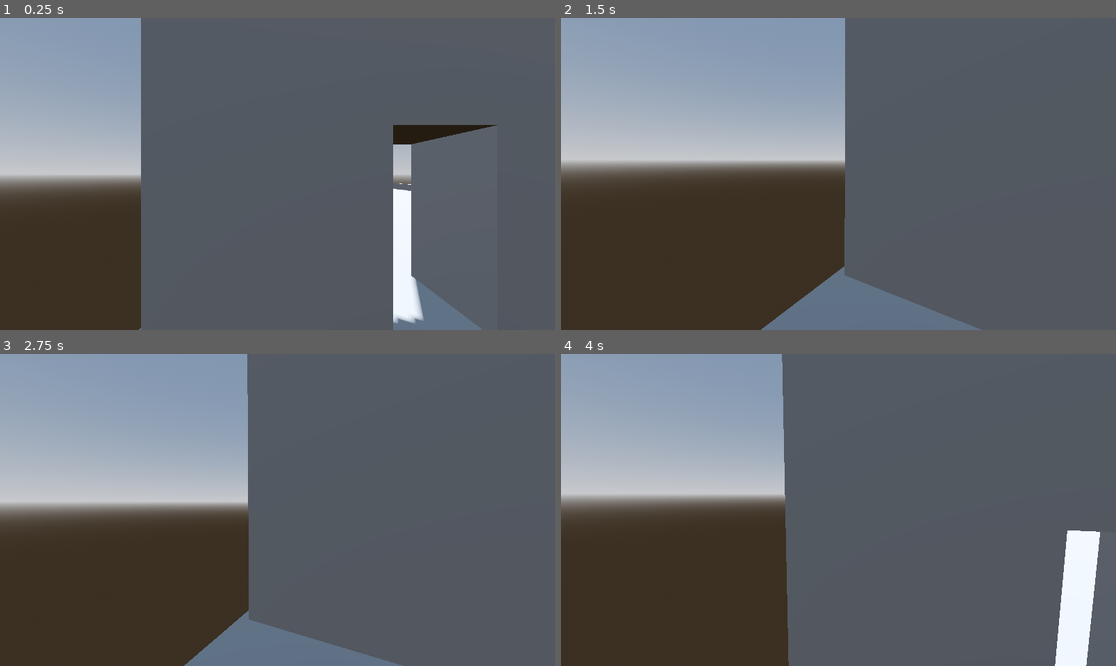
Above: before the commit, frames 1-4 (two rows, left to right).
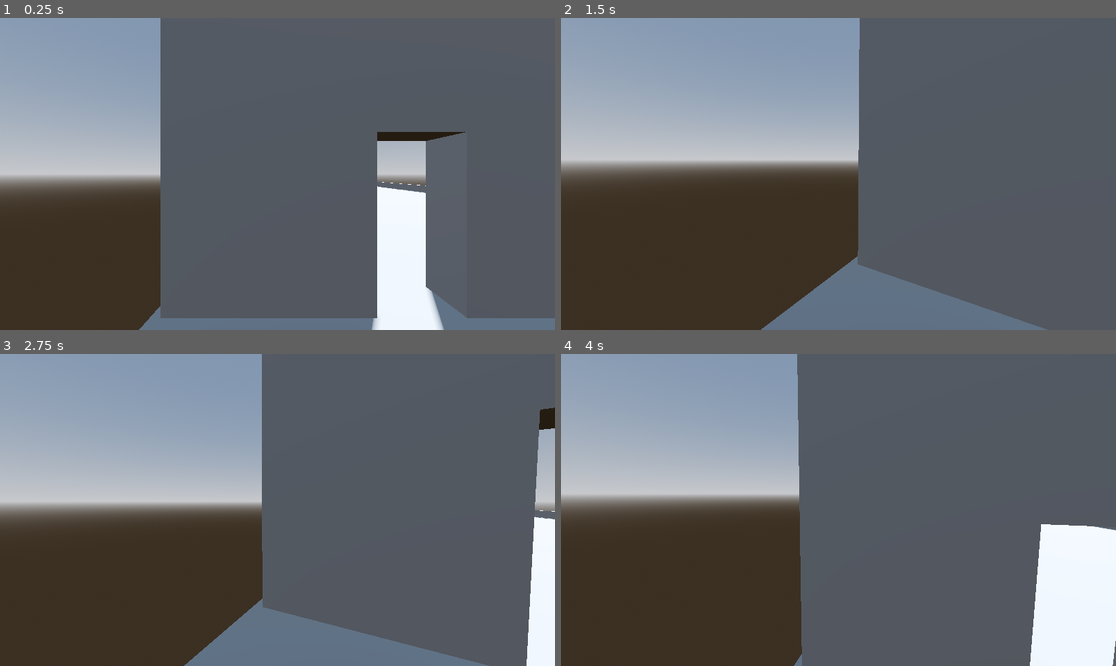
Above: after the commit, the same moments.

Repository: filloso/aps112
Game: Godot game, scene res://scenes/UpperGym.tscn
Same seed, same stepped clock (60 frames per second), same inputs: the game is played once before the commit and once after it. Before the commit the project starts from res://scenes/node_3d.tscn.
Inputs (mouse positions are in pixels of both pictures, inside the frame that each line leads up to):
- Up to frame 1 (0.25 s): no input
- Up to frame 2 (1.5 s): tap Enter (ui_accept) at 0.5, 0.77 s; move the mouse to (960, 158) at 0.52 s; hold Right (ui_right) 0.53-1.28 s; click (960, 158) at 0.67 s; move the mouse to (810, 174) at 1.27 s; hold Up (ui_up) from 1.28 s (still down)
- Up to frame 3 (2.75 s): keep holding Up (ui_up); tap Enter (ui_accept) at 1.52 s; move the mouse to (288, 503) at 2.02 s
- Up to frame 4 (4 s): keep holding Up (ui_up); tap Enter (ui_accept) at 2.75, 3.02, 3.77 s; move the mouse to (832, 516) at 2.77 s; click (832, 516) at 2.92 s; move the mouse to (877, 513) at 3.52 s

The runs differ from the first frame. In frame 1, 9.5% of the frame differs, in the area x 25-100%, y 0-100%; in frame 2, 3.9%; in frame 3, 7.4%; in frame 4, 6.5%.

Commit message:
Weight Room created

Diff:
--- a/project.godot
+++ b/project.godot
@@ -11,7 +11,7 @@
 [application]
 
 config/name="aps112"
-run/main_scene="res://scenes/node_3d.tscn"
+run/main_scene="res://scenes/UpperGym.tscn"
 config/features=PackedStringArray("4.3", "Forward Plus")
 config/icon="res://icon.svg"
 
--- a/scenes/node_3d.tscn
+++ b/scenes/UpperGym.tscn
@@ -16,7 +16,7 @@
 tonemap_mode = 2
 glow_enabled = true
 
-[node name="Node3D" type="Node3D"]
+[node name="UpperGym" type="Node3D"]
 
 [node name="WorldEnvironment" type="WorldEnvironment" parent="."]
 environment = SubResource("Environment_vfop3")
@@ -68,7 +68,7 @@
 
 [node name="Wall" type="CSGBox3D" parent="CSGCombiner3D"]
 transform = Transform3D(1, 0, 0, 0, 1, 0, 0, 0, 1, -3.19995, 2.1, -3.3)
-size = Vector3(11.31, 4, 1)
+size = Vector3(11.31, 4, 0.5)
 
 [node name="Door" type="CSGBox3D" parent="CSGCombiner3D/Wall"]
 transform = Transform3D(1, 0, 0, 0, 1, 0, 0, 0, 1, -3.33231, -1.1, 0)
--- /dev/null
+++ b/scenes/weight_room.tscn
@@ -0,0 +1,53 @@
+[gd_scene load_steps=5 format=3 uid="uid://dv6fn7t6ty416"]
+
+[ext_resource type="PackedScene" uid="uid://bs72ogkvdd7d6" path="res://addons/proto_controller/proto_controller.tscn" id="1_k2agc"]
+
+[sub_resource type="ProceduralSkyMaterial" id="ProceduralSkyMaterial_dkpty"]
+sky_horizon_color = Color(0.64625, 0.65575, 0.67075, 1)
+ground_horizon_color = Color(0.64625, 0.65575, 0.67075, 1)
+
+[sub_resource type="Sky" id="Sky_vorom"]
+sky_material = SubResource("ProceduralSkyMaterial_dkpty")
+
+[sub_resource type="Environment" id="Environment_qmu17"]
+background_mode = 2
+sky = SubResource("Sky_vorom")
+tonemap_mode = 2
+glow_enabled = true
+
+[node name="WeightRoom" type="Node3D"]
+
+[node name="WorldEnvironment" type="WorldEnvironment" parent="."]
+environment = SubResource("Environment_qmu17")
+
+[node name="DirectionalLight3D" type="DirectionalLight3D" parent="."]
+transform = Transform3D(-0.866023, -0.433016, 0.250001, 0, 0.499998, 0.866027, -0.500003, 0.749999, -0.43301, 0, 0, 0)
+shadow_enabled = true
+
+[node name="CSGCombiner3D" type="CSGCombiner3D" parent="."]
+use_collision = true
+
+[node name="Floor" type="CSGBox3D" parent="CSGCombiner3D"]
+size = Vector3(15.5, 0.5, 9.658)
+
+[node name="Walls" type="CSGCombiner3D" parent="."]
+use_collision = true
+
+[node name="Wall" type="CSGBox3D" parent="Walls"]
+transform = Transform3D(1, 0, 0, 0, 1, 0, 0, 0, 1, -8.1893, 2.17168, 0)
+size = Vector3(0.5, 4, 9.658)
+
+[node name="Wall2" type="CSGBox3D" parent="Walls"]
+transform = Transform3D(1, 0, 0, 0, 1, 0, 0, 0, 1, 8.02156, 2.22749, 0)
+size = Vector3(0.5, 4, 9.658)
+
+[node name="Wall3" type="CSGBox3D" parent="Walls"]
+transform = Transform3D(1, 0, 0, 0, 1, 0, 0, 0, 1, 0, 2.17486, 5.06332)
+size = Vector3(15.5, 4, 0.5)
+
+[node name="Wall4" type="CSGBox3D" parent="Walls"]
+transform = Transform3D(1, 0, 0, 0, 1, 0, 0, 0, 1, 0.111265, 2.41712, -5.08702)
+size = Vector3(15.5, 4, 0.5)
+
+[node name="ProtoController" parent="." instance=ExtResource("1_k2agc")]
+transform = Transform3D(1, 0, 0, 0, 1, 0, 0, 0, 1, 3.42407, 0.249998, 0.585521)
Not shown: 3 places in scenes/UpperGym.tscn that only renumber resources
